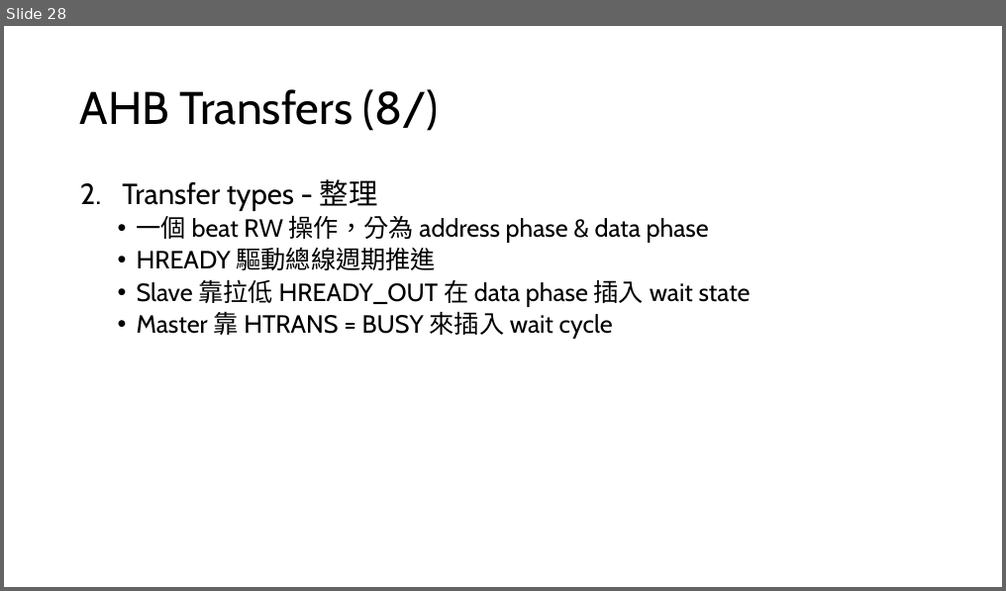
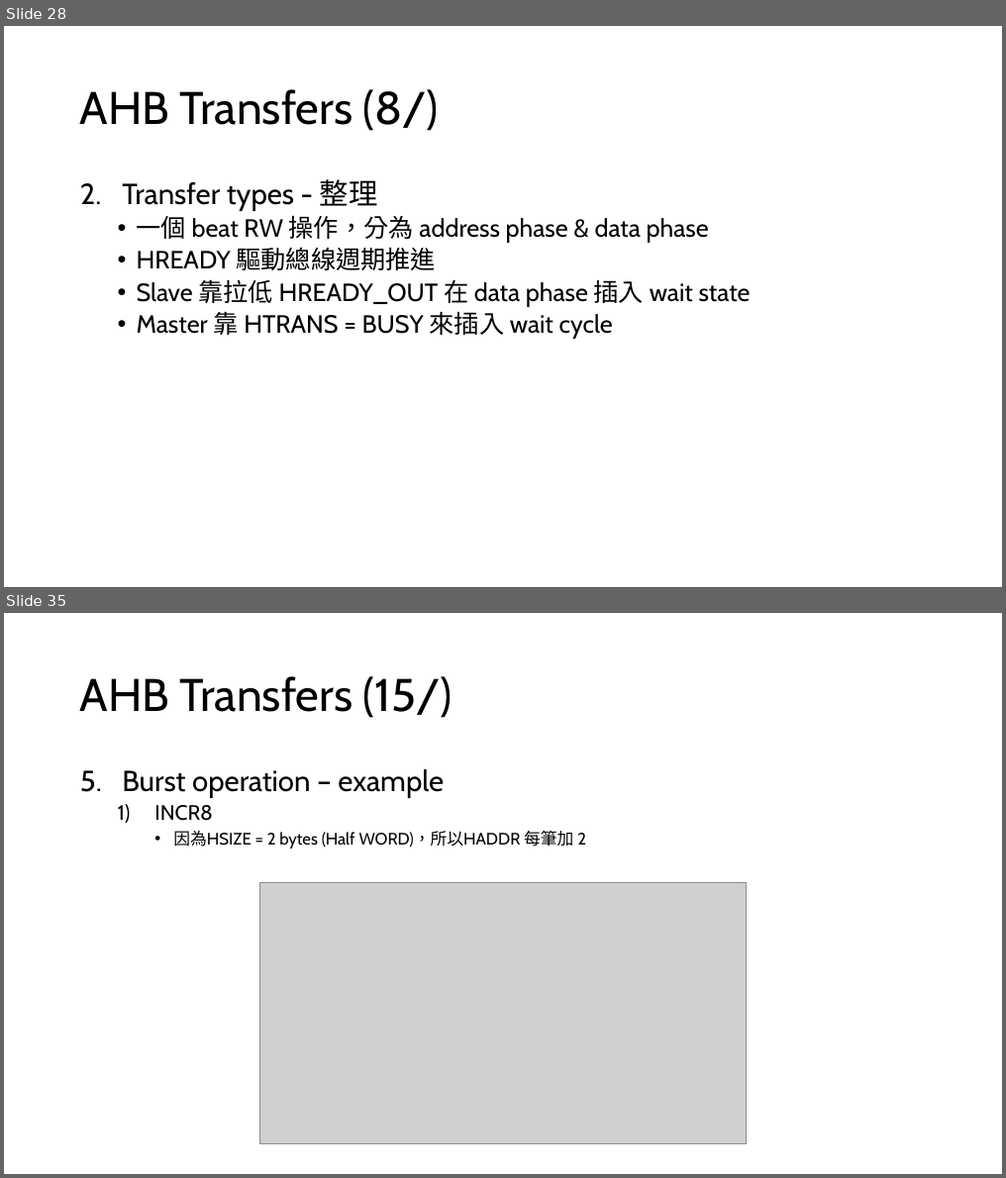
Before and after one commit to s9001055/DV_learning, a slide deck: AMBA/AMBA_learning.pptx. Shown one above the other, each under a label of ours: slide 28 before the commit, slides 28 and 35 after it; the slides between them are not shown. The pictures are 1006x591 and 1006x1178 pixels, drawn with LibreOffice and Linux fonts; fonts in the diff are those of the drawing; grey boxes stand for pictures. Boxes give left, top, right and bottom in pixels: in the first picture for what was removed or moved away, otherwise in the second. Text is boxed around its words. In the diff, an @@ line names an element or a change of style, - is before the commit and + after.

Commit message:
Modify: AMBA/AMBA_learning.pptx 1. Add chapter2 Locked transfers 2. Add chapter2 Transfer size 3. Add chapter2 Burst operation

```diff
--- a/AMBA/AMBA_learning.pptx
+++ b/AMBA/AMBA_learning.pptx
@@ slide 35 added at [4, 613, 1002, 1174], background #FFFFFF @@
@@ title added at [80, 676, 452, 718], 44 pt, text #000000 @@
+AHB Transfers (15/)
@@ text added at [122, 769, 586, 849], 16 pt, text #000000 @@
+5. Burst operation – example
+  1) INCR8
+    • 因為HSIZE = 2 bytes (Half WORD)，所以HADDR 每筆加 2
@@ picture added at [260, 882, 746, 1145] @@
```
Also in this commit, not shown: 1 slide changed, 6 other slides added, 1 other file.
